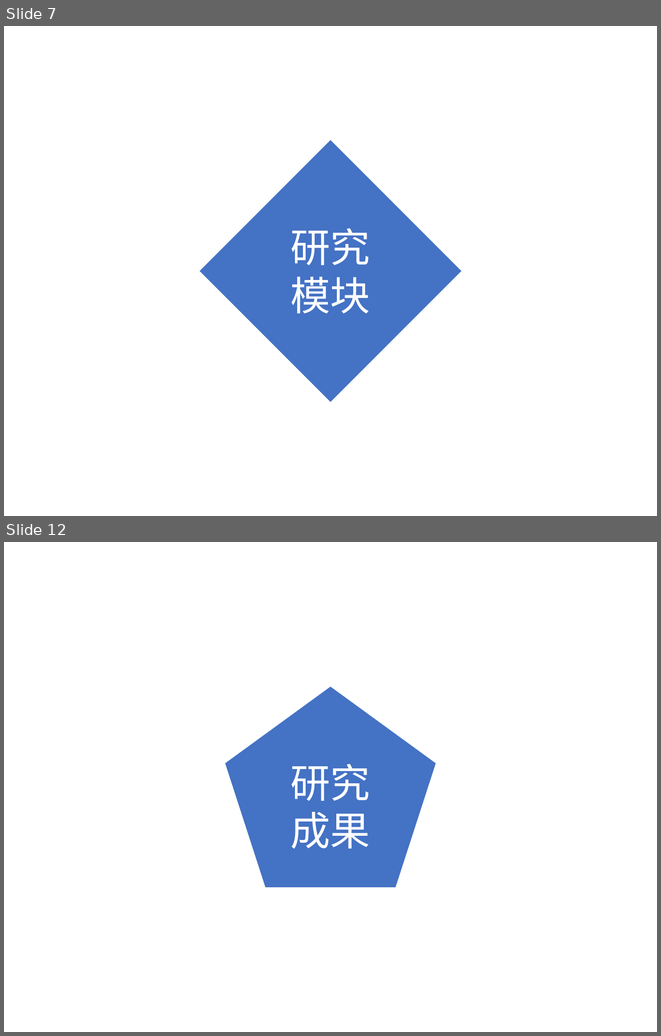
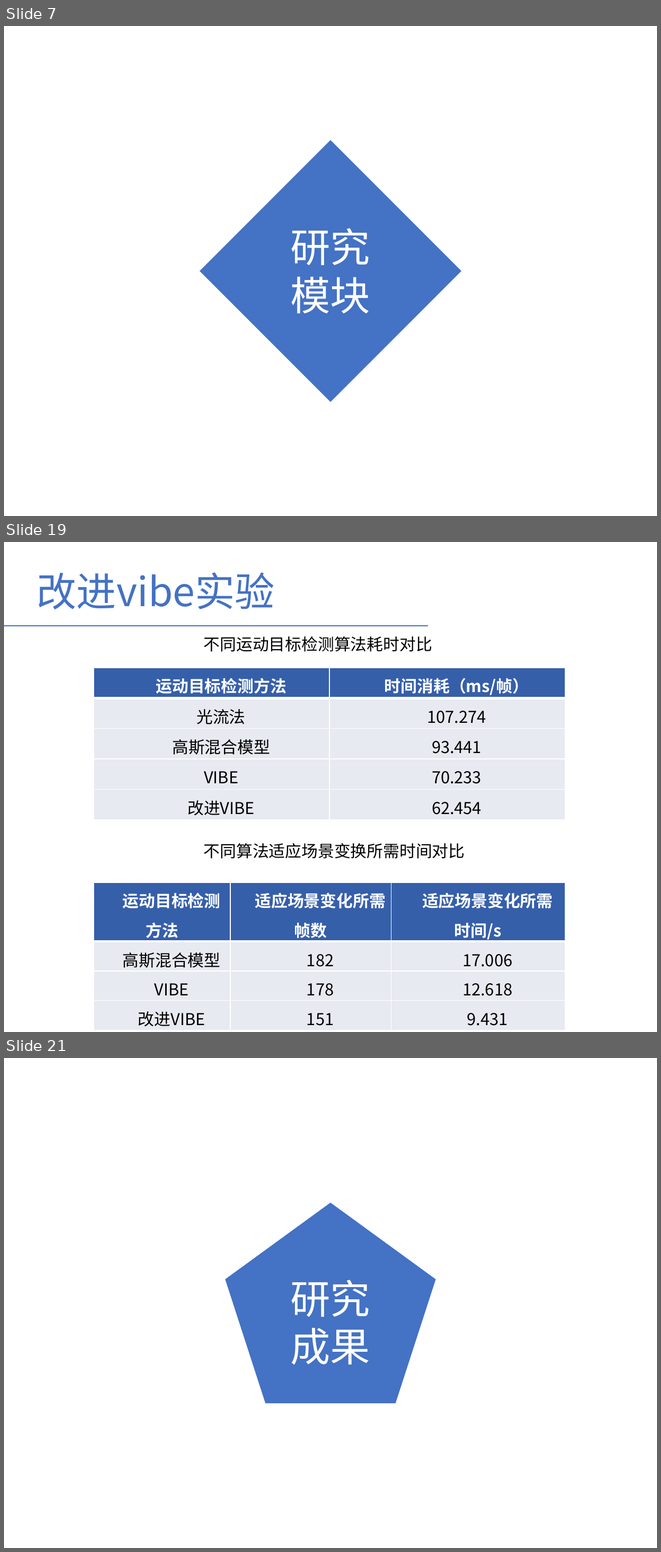
Before and after one commit to LauraCaiMin/JavaCode, a slide deck: 基于视频分析的森林烟火识别算法研究-蔡敏.pptx. Shown one above the other, each under a label of ours: slides 7 and 12 before the commit, slides 7, 19 and 21 after it; the slides between them are not shown. The pictures are 661x1036 and 661x1552 pixels, drawn with LibreOffice and Linux fonts; fonts in the diff are those of the drawing. Boxes give left, top, right and bottom in pixels: in the first picture for what was removed or moved away, otherwise in the second. Text is boxed around its words. In the diff, an @@ line names an element or a change of style, - is before the commit and + after.

Commit message:
2018-4-6在实验室修改的答辩ppt版版本

```diff
--- a/基于视频分析的森林烟火识别算法研究-蔡敏.pptx
+++ b/基于视频分析的森林烟火识别算法研究-蔡敏.pptx
@@ slide 19 added at (x1=4, y1=542, x2=657, y2=1032), background #FFFFFF @@
@@ text added at (x1=37, y1=572, x2=275, y2=609), 44 pt, text #4472C4 @@
+改进vibe实验
@@ line added from (4, 626) to (429, 626), #4472C4 1.25 pt @@
@@ text added at (x1=204, y1=636, x2=432, y2=652), 18 pt, text #000000 @@
+不同运动目标检测算法耗时对比
@@ table added at (x1=94, y1=668, x2=565, y2=820), 5 rows, 2 columns @@
+运动目标检测方法 | 时间消耗（ms/帧）
+光流法 | 107.274
+高斯混合模型 | 93.441
+VIBE | 70.233
+改进VIBE | 62.454
@@ text added at (x1=204, y1=843, x2=465, y2=858), 18 pt, text #000000 @@
+不同算法适应场景变换所需时间对比
@@ table added at (x1=94, y1=882, x2=564, y2=1029), 4 rows, 3 columns @@
+运动目标检测方法 | 适应场景变化所需帧数 | 适应场景变化所需时间/s
+高斯混合模型 | 182 | 17.006
+VIBE | 178 | 12.618
+改进VIBE | 151 | 9.431
@@ what was slide 12 is now slide 21 @@
```
Also in this commit, not shown: 2 slides changed, 11 other slides added, 3 slides removed.
